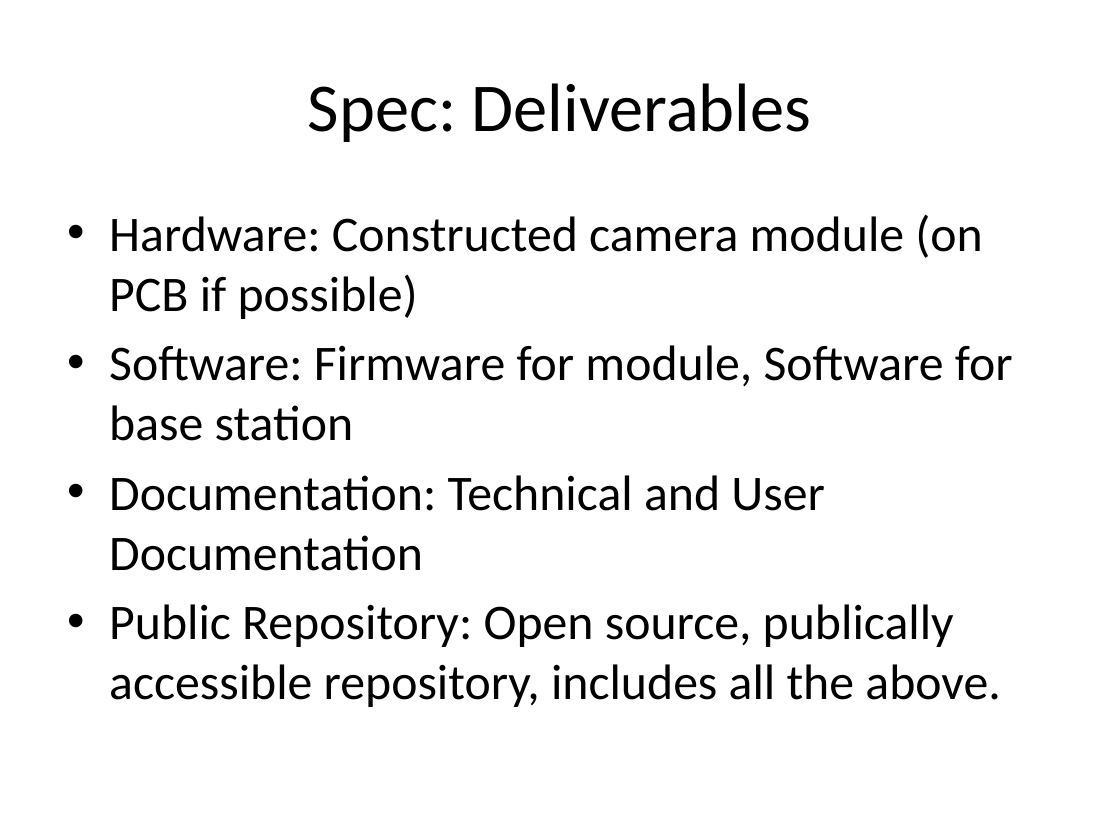
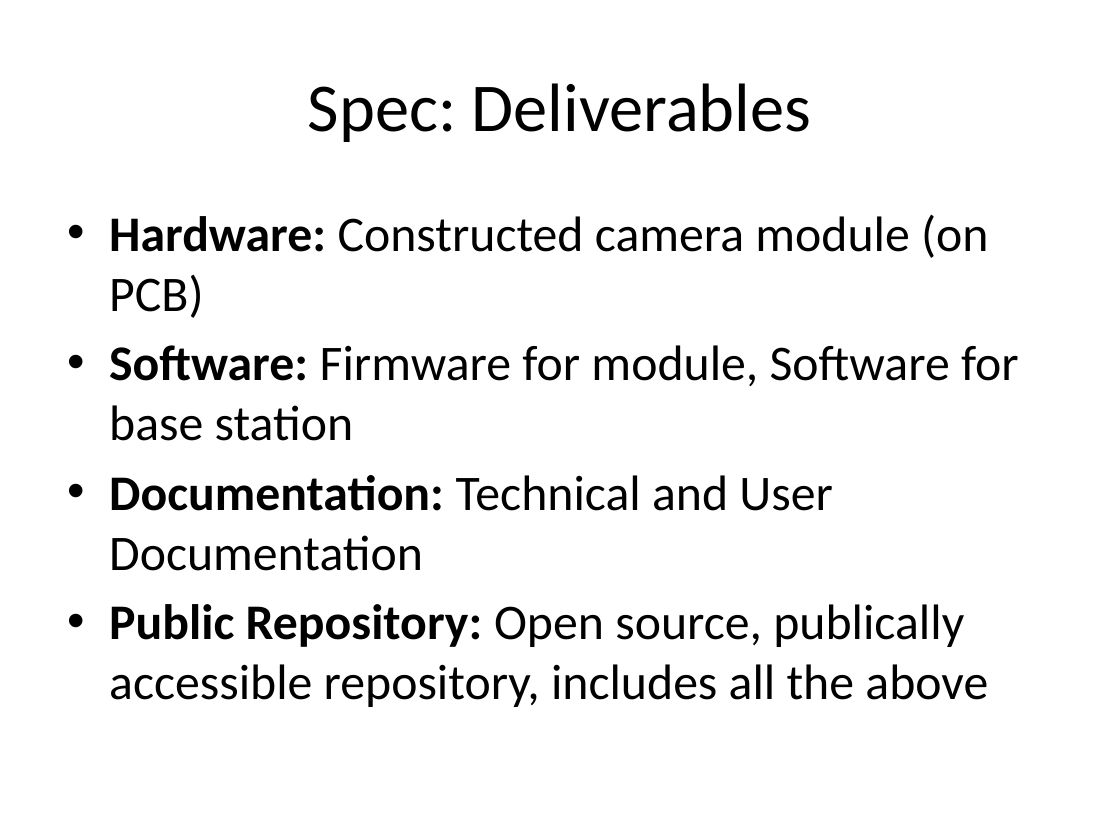
Before and after one commit to andybusse/uavcamera, a slide deck: slide 14 of documents/seminar 2/GDP Group 18 pres.pptx. Drawn at 1120x840 pixels with LibreOffice and Linux fonts; fonts in the diff are those of the drawing. Boxes give left, top, right and bottom in pixels: in the first picture for what was removed or moved away, otherwise in the second. Text is boxed around its words. In the diff, an @@ line names an element or a change of style, - is before the commit and + after.

Commit message:
small changes to the presentation

```diff
--- a/documents/seminar 2/GDP Group 18 pres.pptx
+++ b/documents/seminar 2/GDP Group 18 pres.pptx
@@ text at (109,215,988,318): text changed @@
-• Hardware: Constructed camera module (on PCB if possible)
+• Hardware: Constructed camera module (on PCB)
@@ text at (109,345,1019,571): bold on in "Software:", "Documentation:" @@
@@ text at (109,604,988,707): text changed @@
-• Public Repository: Open source, publically accessible repository, includes all the above.
+• Public Repository: Open source, publically accessible repository, includes all the above
```
Also in this commit, not shown: 1 other slide changed, 3 slides added.
